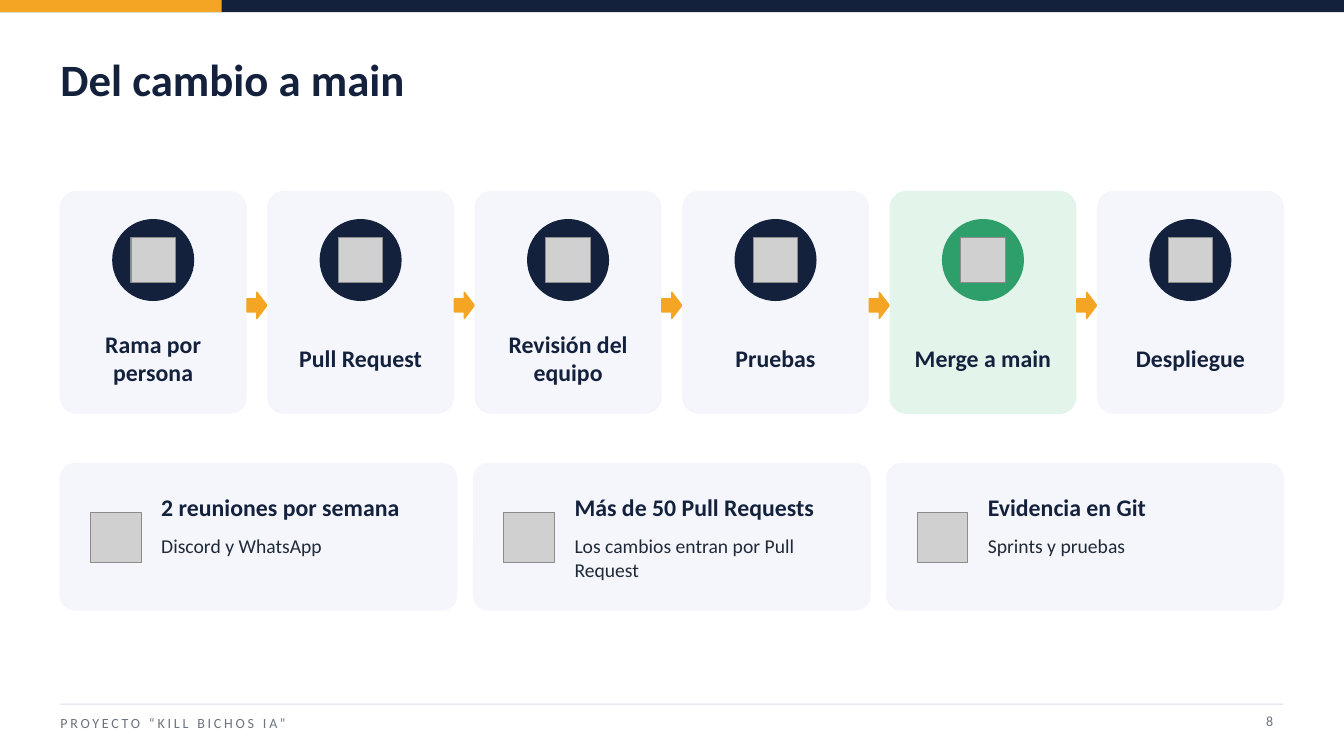
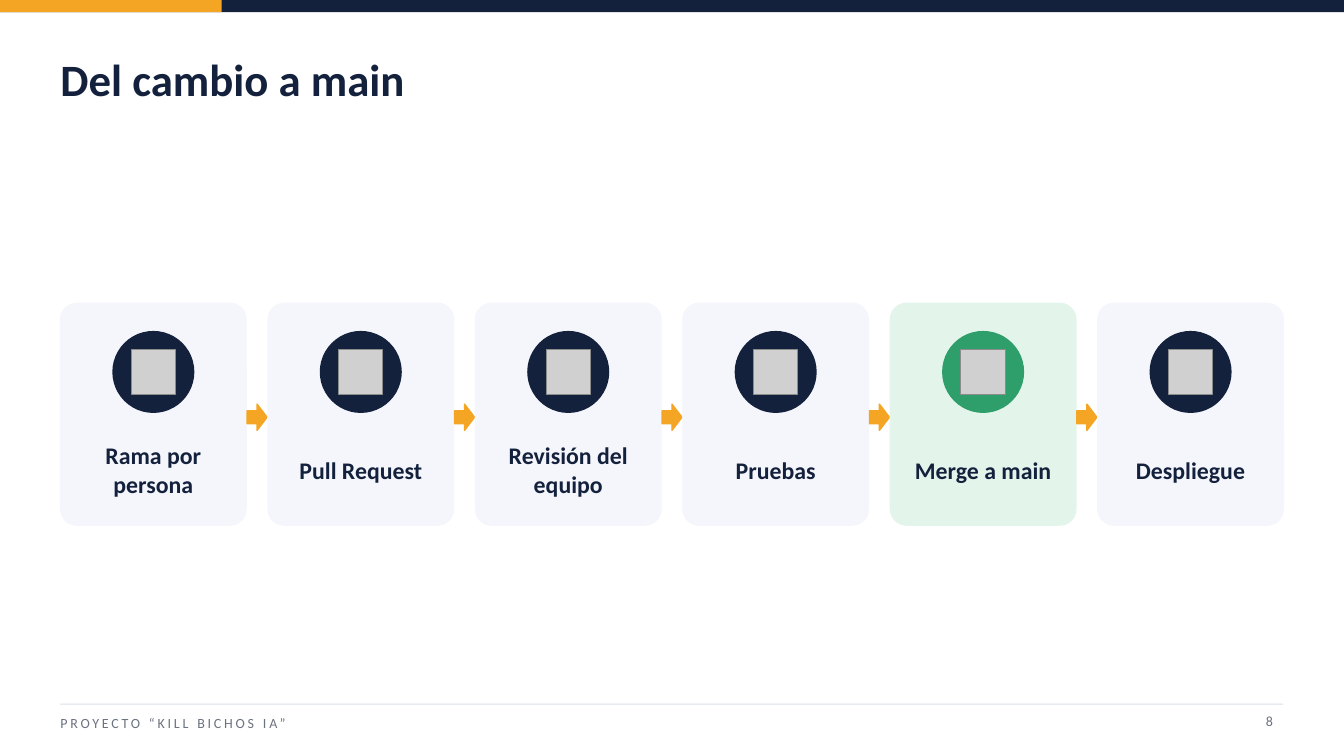
Before and after one commit to j4vierlb/PROYECTO-TESIS-, a slide deck: slide 8 of Fase 2/Evidencias Proyecto/Presentación Final del proyecto (Español).pptx. Drawn at 1344x756 pixels with LibreOffice and Linux fonts; fonts in the diff are those of the drawing; grey boxes stand for pictures; background and template pictures are left out. Boxes give left, top, right and bottom in pixels: in the first picture for what was removed or moved away, otherwise in the second. Text is boxed around its words. In the diff, an @@ line names an element or a change of style, - is before the commit and + after.

```diff
--- a/Fase 2/Evidencias Proyecto/Presentación Final del proyecto (Español).pptx
+++ b/Fase 2/Evidencias Proyecto/Presentación Final del proyecto (Español).pptx
@@ 6 pictures, 6 texts, 6 rounded rectangles, 6 ellipses, 5 right arrows: place and size @@
-6 pictures, 6 texts, 6 rounded rectangles, 6 ellipses, 5 right arrows at [60, 192, 1284, 413]
+6 pictures, 6 texts, 6 rounded rectangles, 6 ellipses, 5 right arrows at [60, 303, 1284, 525]
@@ proportions changed in 5 elements at [247, 404, 267, 431], [455, 404, 475, 431], [662, 404, 683, 431], [1077, 404, 1097, 431], [870, 404, 890, 431] @@
@@ rounded rectangle removed at [60, 464, 457, 610] @@
@@ rounded rectangle removed at [474, 464, 870, 610] @@
@@ rounded rectangle removed at [887, 464, 1284, 610] @@
@@ text removed at [161, 499, 399, 520] @@
-2 reuniones por semana
@@ text removed at [575, 499, 814, 520] @@
-Más de 50 Pull Requests
@@ text removed at [988, 499, 1146, 516] @@
-Evidencia en Git
@@ picture removed at [91, 512, 141, 563] @@
@@ text removed at [161, 539, 322, 556] @@
-Discord y WhatsApp
@@ picture removed at [504, 512, 555, 563] @@
@@ text removed at [575, 539, 794, 580] @@
-Los cambios entran por Pull Request
@@ picture removed at [918, 512, 968, 563] @@
@@ text removed at [988, 539, 1126, 556] @@
-Sprints y pruebas
```
Also in this commit, not shown: 6 other slides changed, 3 other files.
